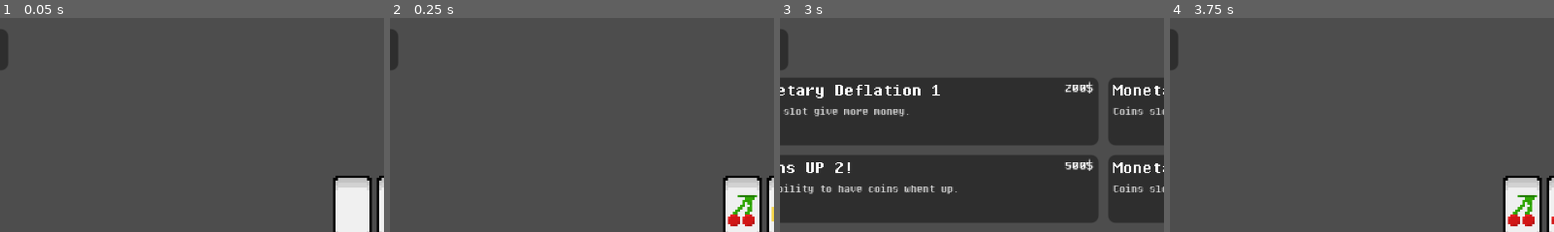
Above: before the commit, frames 1-4 (left to right).
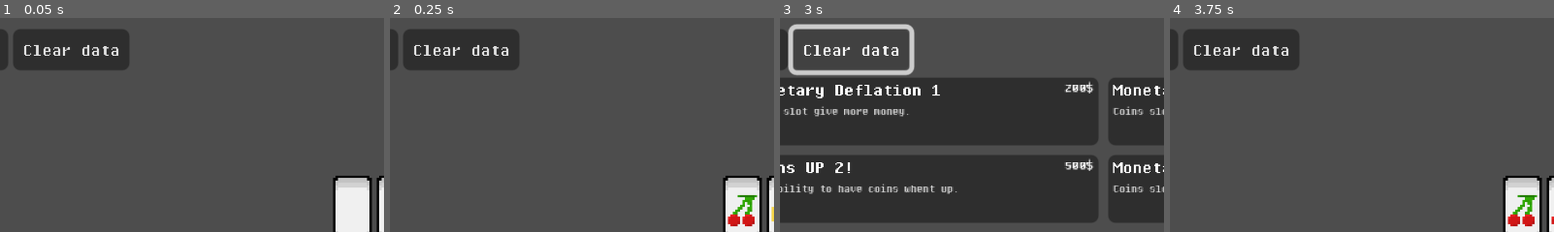
Above: after the commit, the same moments.

Repository: Animo105/gamble
Game: Godot game, scene res://Slot machine/slot_machine.tscn
Same seed, same stepped clock (60 frames per second), same inputs: the game is played once before the commit and once after it.
Inputs (mouse positions are % of the whole screen's width and height, from its top left):
- Up to frame 1 (0.05 s): no input
- Up to frame 2 (0.25 s): no input
- Up to frame 3 (3 s): click "Upgrades" at 0.5 s; click "Save" at 1.25 s; click (26, 22) at 2.02 s; click (17, 7) at 2.75 s, where only the run after the commit has a clickable "Clear data"
- Up to frame 4 (3.75 s): click "Slot Machine" at 3.5 s
The pictures show only the part of the screen within x 8-58%, y 0-50%; the shares and areas given below are measured in that part.

The runs differ from the first frame. In frame 1, 5.4% of the frame differs, in the area x 3-34%, y 5-25%; in frame 2, 5.4%; in frame 3, 2.5%; in frame 4, 5.4%.

Commit message:
Better saving for more gambling!

Diff:
--- a/Autoloads/HUD/hud.tscn
+++ b/Autoloads/HUD/hud.tscn
@@ -66,7 +66,17 @@
 theme_override_font_sizes/font_size = 8
 text = "Save"
 
+[node name="clear data" type="Button" parent="."]
+offset_left = 31.0
+offset_top = 5.0
+offset_right = 55.0
+offset_bottom = 22.0
+theme_override_fonts/font = ExtResource("1_jis8a")
+theme_override_font_sizes/font_size = 8
+text = "Clear data"
+
 [connection signal="pressed" from="HBoxContainer/slot machine" to="." method="_on_slot_machine_pressed"]
 [connection signal="pressed" from="HBoxContainer/gacha machine" to="." method="_on_gacha_machine_pressed"]
 [connection signal="pressed" from="HBoxContainer/upgrades" to="." method="_on_upgrades_pressed"]
 [connection signal="pressed" from="save" to="." method="_on_save_pressed"]
+[connection signal="pressed" from="clear data" to="." method="_on_clear_data_pressed"]
--- a/Autoloads/HUD/hud_script.gd
+++ b/Autoloads/HUD/hud_script.gd
@@ -51,3 +51,7 @@
 
 func _on_save_pressed() -> void:
 	SaveManager.save_data()
+
+
+func _on_clear_data_pressed() -> void:
+	SaveManager.reset_data()
--- a/Autoloads/save_manager.gd
+++ b/Autoloads/save_manager.gd
@@ -8,7 +8,6 @@
 	load_data()
 
 func save_data():
-	print("saving")
 	var save_dic : Dictionary = {}
 	save_dic["money"] = Global.money
 	save_dic["bet amount"] = Global.bet_ammount
@@ -19,7 +18,6 @@
 	if file:
 		file.store_string(JSON.stringify(save_dic))
 		file.close()
-	print("saved")
 
 func load_data():
 	if not FileAccess.file_exists(SAVE_PATH):
@@ -40,6 +38,21 @@
 			if save_dic.has("upgrades"):
 				for upgrade in save_dic["upgrades"]:
 					Global.upgrades_bought.append(int(upgrade))
+				UpgradesData.update_array_to_buy()
+				UpgradesData.apply_upgrades_by_id(Global.upgrades_bought)
 			if save_dic.has("capsules"):
 				for key in save_dic["capsules"]:
 					Global.capsules[key] = int(save_dic["capsules"][key])
+
+func reset_data():
+	var save_dic : Dictionary = {}
+	save_dic["money"] = 500
+	save_dic["bet amount"] = 10
+	save_dic["upgrades"] = []
+	save_dic["capsules"] = {"blue":0, "green":0, "yellow":0}
+
+	var file = FileAccess.open(SAVE_PATH, FileAccess.WRITE)
+	if file:
+		file.store_string(JSON.stringify(save_dic))
+		file.close()
+	print("data reseted")
--- a/Autoloads/slots_data.gd
+++ b/Autoloads/slots_data.gd
@@ -5,12 +5,12 @@
 var slots : Array[Slot] = [
 	# id, weight, action
 	Slot.new(0, 0, func(_amount): return 0), # blank
-	Slot.new(1, 10, coin), # single coin
-	Slot.new(2, 5, coins), # pile of coins
+	Slot.new(1, 2, coin), # single coin
+	Slot.new(2, 0.5, coins), # pile of coins
 	Slot.new(3, 1, blue_capsule), # blue capsule
 	Slot.new(4, 1, green_capsule), # green capsule
 	Slot.new(5, 1, yellow_capsule), # yellow capsule
-	Slot.new(6, 1, lemon), # lemon
+	Slot.new(6, 2, lemon), # lemon
 	Slot.new(7, 1, cherry), # cherry
 	Slot.new(8, 1, water_melon), # water melon
 	Slot.new(9, 1, grapes), # grapes
--- a/Autoloads/upgrades_data.gd
+++ b/Autoloads/upgrades_data.gd
@@ -16,12 +16,17 @@
 var upgrades_to_buy : Array[Upgrade] = []
 
 func update_array_to_buy():
+	upgrades_to_buy.clear()
 	for upgrade in upgrades:
 		if Global.upgrades_bought.has(upgrade.id):
 			continue
 		else:
-			upgrades_to_buy.append(upgrade.id)
+			upgrades_to_buy.append(upgrade)
 	upgrades_to_buy.sort_custom(func(a, b):return a.cost < b.cost)
+
+func apply_upgrades_by_id(array : Array[int]):
+	for i in array:
+		upgrades[i].apply.call()
 
 func _ready() -> void:
 	for upgrade in upgrades:
@@ -44,7 +49,7 @@
 		apply = upgrade_apply
 
 func coin_probability_upgrade():
-	SlotsData.slots[1].weight += 5
+	SlotsData.slots[1].weight += 1
 
 func coin_value_upgrade():
 	SlotsData.coins_bonus_value += 100
--- a/Shop/upgrade_button_script.gd
+++ b/Shop/upgrade_button_script.gd
@@ -16,5 +16,6 @@
 
 	Global.money -= upgrade_cost
 	Global.upgrades_bought.append(upgrade_id)
+	UpgradesData.upgrades_to_buy.erase(UpgradesData.upgrades[upgrade_id])
 	UpgradesData.upgrades[upgrade_id].apply.call()
 	queue_free()
